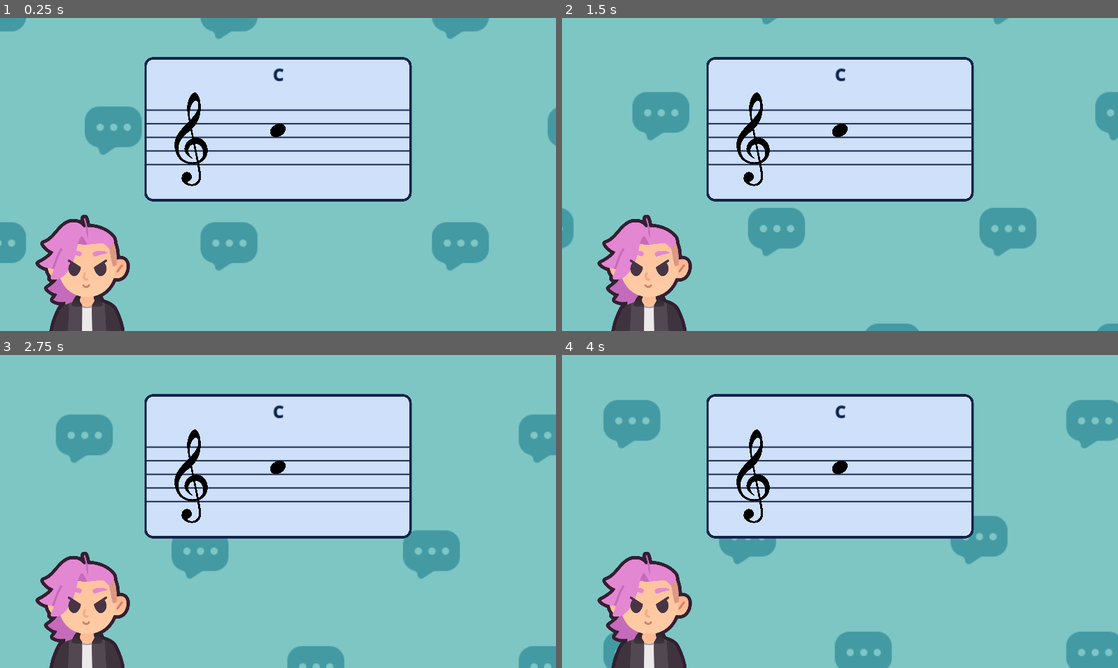
Above: before the commit, frames 1-4 (two rows, left to right).
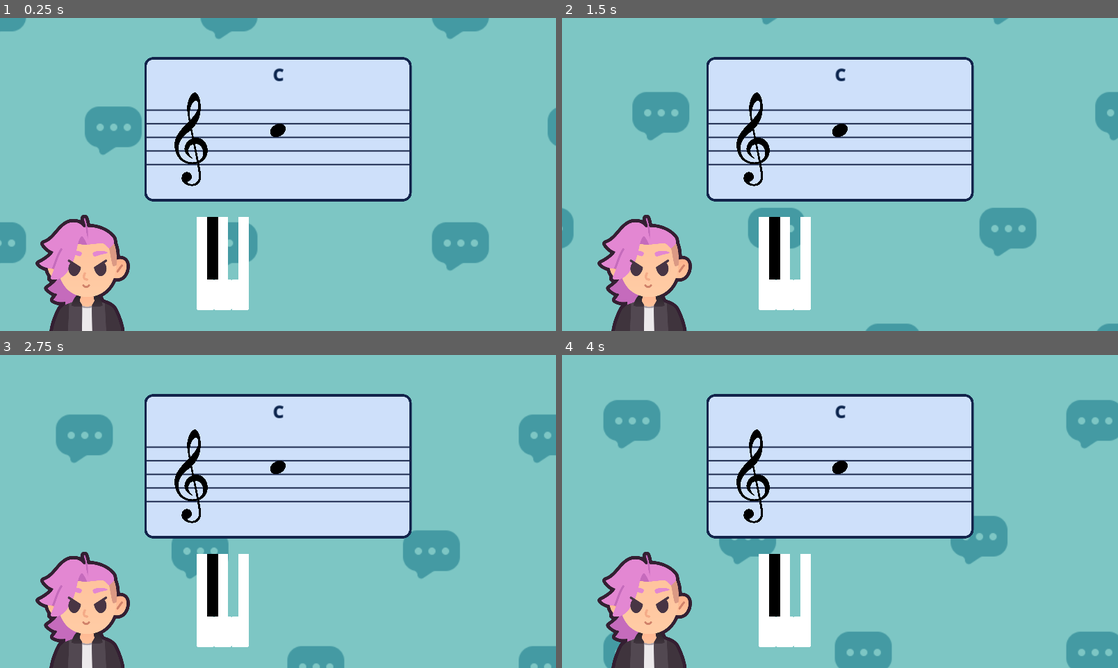
Above: after the commit, the same moments.

Repository: jonathanngkh/lofi-layers
Game: Godot game, scene res://game.tscn
Two runs of this game, one before a commit and one after it. Both use one fixed random seed, a clock stepped at 60 frames per second and the inputs below. The project has no main scene, so this scene is started directly.
Inputs (mouse positions are in pixels of both pictures, inside the frame that each line leads up to):
- Up to frame 1 (0.25 s): no input
- Up to frame 2 (1.5 s): click (801, 265) at 0.52 s; click (773, 249) at 1.27 s
- Up to frame 3 (2.75 s): click (205, 602) at 2.02 s
- Up to frame 4 (4 s): click (784, 602) at 2.77 s; click (767, 602) at 3.52 s

The runs differ from the first frame. In frame 1, 2.4% of the frame differs, in the area x 35-45%, y 63-94%; in frame 2, 2.4%; in frame 3, 2.4%; in frame 4, 2.4%.

Commit message:
adding in piano keys one by one, including pressed states.

Diff:
--- a/CMajorScaleLevelOne.tscn
+++ b/CMajorScaleLevelOne.tscn
@@ -9,9 +9,9 @@
 [ext_resource type="Texture2D" uid="uid://bqtb64p2by5xs" path="res://assets/characters/expressions/emotion_determined.png" id="6_wuv8d"]
 [ext_resource type="Texture2D" uid="uid://c764sj6i7ua68" path="res://assets/music theory/staff lines.png" id="7_xkw4a"]
 [ext_resource type="Texture2D" uid="uid://dw2wbv5llap1p" path="res://assets/music theory/treble clef.png" id="8_2fvjo"]
-[ext_resource type="Texture2D" uid="uid://c8vub0d8x46h0" path="res://assets/music theory/piano.png" id="8_idyi8"]
 [ext_resource type="Texture2D" uid="uid://cxuswpdv6d13l" path="res://assets/music theory/note head.png" id="9_x5cv7"]
 [ext_resource type="Shader" path="res://rainbow_gradient.gdshader" id="10_pb0ll"]
+[ext_resource type="PackedScene" uid="uid://db7uirthcq6ot" path="res://piano.tscn" id="12_pielo"]
 
 [sub_resource type="ShaderMaterial" id="ShaderMaterial_3ay7s"]
 shader = ExtResource("2_mwxum")
@@ -124,18 +124,12 @@
 expand_mode = 1
 stretch_mode = 4
 
-[node name="Piano" type="TextureRect" parent="."]
-visible = false
+[node name="Piano" parent="." instance=ExtResource("12_pielo")]
 layout_mode = 1
-anchors_preset = 15
-anchor_right = 1.0
-anchor_bottom = 1.0
-offset_left = 730.0
-offset_top = 946.0
-offset_right = -729.0
-offset_bottom = -84.0
-grow_horizontal = 2
-grow_vertical = 2
-texture = ExtResource("8_idyi8")
-expand_mode = 1
-stretch_mode = 5
+anchors_preset = -1
+anchor_left = 0.353125
+anchor_top = 0.636111
+anchor_right = 1.3375
+anchor_bottom = 1.60833
+scale = Vector2(0.3, 0.3)
+metadata/_edit_use_anchors_ = true
--- /dev/null
+++ b/assets/shaders/linear_gradient.gdshader
@@ -0,0 +1,15 @@
+shader_type canvas_item;
+
+uniform vec4 first_color = vec4(1.0);
+uniform vec4 second_color = vec4(0.0, 0.0, 0.0, 1.0);
+uniform float position : hint_range(-0.5, 0.5) = 0.0;
+uniform float size : hint_range(0.5, 2) = 0.5;
+uniform float angle : hint_range(0.0, 360.0) = 0.0;
+
+void fragment() {
+	float pivot = position + 0.5;
+	vec2 uv = UV - pivot;
+	float rotated = uv.x * cos(radians(angle)) - uv.y * sin(radians(angle));
+	float pos = smoothstep((1.0 - size) + position, size + 0.0001 + position, rotated + pivot);
+	COLOR = mix(first_color, second_color, pos);
+}
--- a/piano.tscn
+++ b/piano.tscn
@@ -1,6 +1,9 @@
-[gd_scene load_steps=2 format=3 uid="uid://db7uirthcq6ot"]
+[gd_scene load_steps=5 format=3 uid="uid://db7uirthcq6ot"]
 
 [ext_resource type="Texture2D" uid="uid://snijjaqclrdu" path="res://assets/music theory/C normal piano key.png" id="1_4s236"]
+[ext_resource type="Texture2D" uid="uid://cvw32gxf6otcf" path="res://assets/music theory/D normal piano key.png" id="2_72hrq"]
+[ext_resource type="Texture2D" uid="uid://d4n26pb6qam6d" path="res://assets/music theory/E normal piano key.png" id="3_ss4jt"]
+[ext_resource type="Texture2D" uid="uid://c47xoa5djgfwr" path="res://assets/music theory/Black Key Base.png" id="4_qkdbx"]
 
 [node name="Piano" type="Control"]
 custom_minimum_size = Vector2(2560, 1440)
@@ -8,11 +11,13 @@
 anchors_preset = 0
 offset_right = 40.0
 offset_bottom = 40.0
+metadata/_edit_horizontal_guides_ = [1426.0, 961.0]
 
 [node name="HBoxContainer" type="HBoxContainer" parent="."]
 layout_mode = 0
+offset_top = -1.0
 offset_right = 2560.0
-offset_bottom = 1440.0
+offset_bottom = 1439.0
 theme_override_constants/separation = -5
 
 [node name="C_TextureButton" type="TextureButton" parent="HBoxContainer"]
@@ -21,4 +26,17 @@
 
 [node name="D_TextureButton" type="TextureButton" parent="HBoxContainer"]
 layout_mode = 2
-texture_normal = ExtResource("1_4s236")
+texture_normal = ExtResource("2_72hrq")
+
+[node name="E_TextureButton" type="TextureButton" parent="HBoxContainer"]
+layout_mode = 2
+texture_normal = ExtResource("3_ss4jt")
+
+[node name="C_Sharp_TextureButton" type="TextureButton" parent="."]
+layout_mode = 2
+offset_left = 163.0
+offset_right = 332.0
+offset_bottom = 961.0
+texture_normal = ExtResource("4_qkdbx")
+ignore_texture_size = true
+stretch_mode = 6
Binary file added: assets/music theory/Black Key Base.png
Not shown, added: assets/music theory/Black Key Base.png.import
Binary file changed: assets/music theory/C normal piano key.png
Binary file added: assets/music theory/D normal piano key.png
Not shown, added: assets/music theory/D normal piano key.png.import
Binary file added: assets/music theory/E normal piano key.png
Not shown, added: assets/music theory/E normal piano key.png.import
